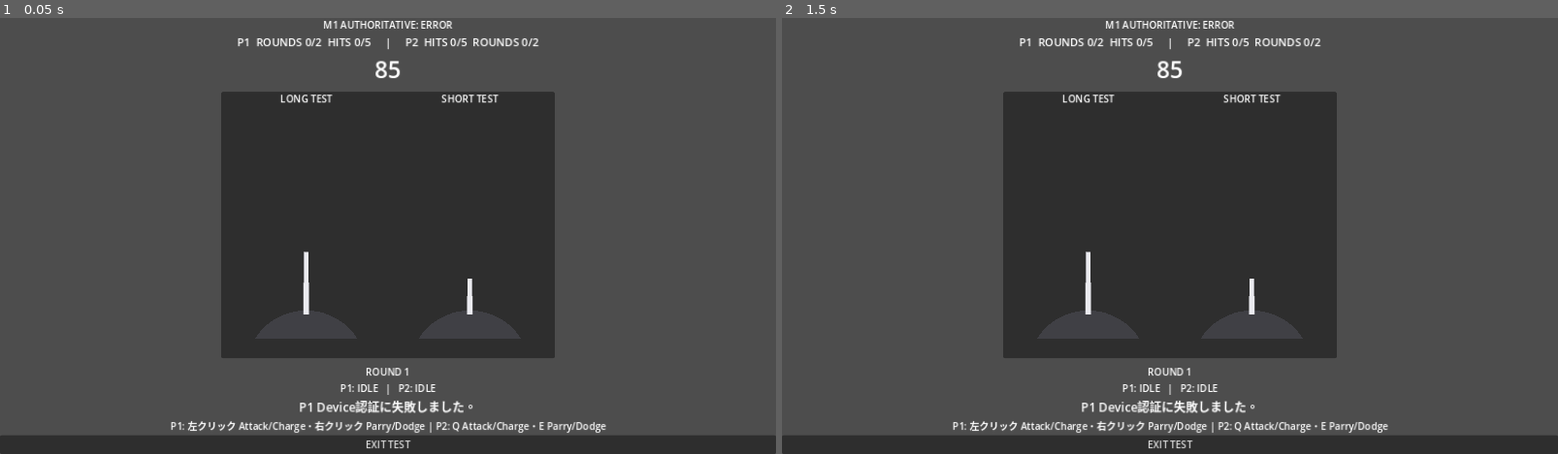
Above: before the commit, frames 1-2 (left to right).
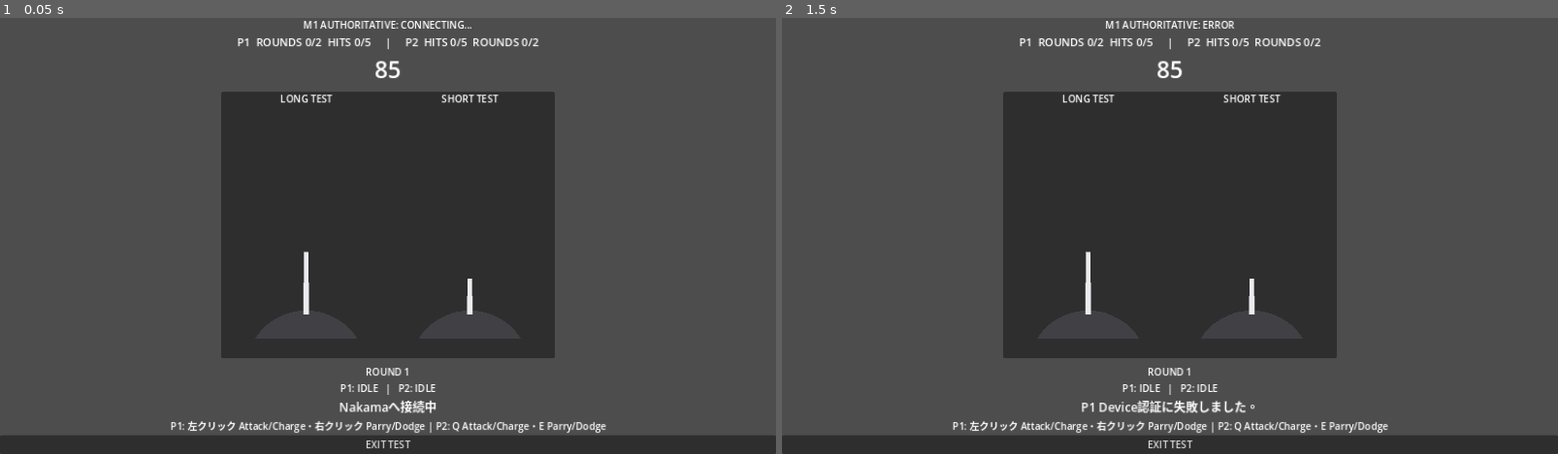
Above: after the commit, the same moments.

Repository: ktan514/ahoge-legend
Game: Godot game, scene res://scenes/screens/battle/BattleM1Debug.tscn
The game is run twice, just before and just after one commit, with the same random seed, the same clock (stepped at 60 frames per second) and the same inputs. This scene is started directly instead of the project's main scene.
Inputs (mouse positions are in pixels of both pictures, inside the frame that each line leads up to):
- Up to frame 1 (0.05 s): no input
- Up to frame 2 (1.5 s): tap Enter at 0.5 s; move the mouse to (1340, 214) at 0.52 s; tap Q at 0.6 s; click (1340, 214) at 0.67 s; tap Space at 1.25 s; move the mouse to (1014, 257) at 1.27 s; tap E at 1.35 s; click (1014, 257) at 1.42 s

The runs differ from the first frame. In frame 1, 0.6% of the frame differs, in the area x 38-61%, y 0-91%; in frame 2, nothing differs.

Commit message:
fix: 未解決Rankedの復帰retryとsnapshot raceを修正する

Diff:
--- a/src/config/online_config.gd
+++ b/src/config/online_config.gd
@@ -14,6 +14,8 @@
 const SOCKET_APPEAR_ONLINE: bool = false
 const RECONNECT_GRACE_SECONDS: int = 15
 const RECONNECT_RETRY_SECONDS: float = 0.5
+const MATCH_RECOVERY_TIMEOUT_SECONDS: int = 10
+const MATCH_RECOVERY_RETRY_LIMIT: int = 2
 
 const RANKED_MATCHMAKER_MODE: String = "ranked"
 const RANKED_MATCHMAKER_MIN_COUNT: int = 2
--- a/src/online/online_session.gd
+++ b/src/online/online_session.gd
@@ -49,6 +49,7 @@
 signal combat_input_failed(message: String)
 
 var client = null
+var _client_timeout_seconds: int = 0
 var session = null
 var account = null
 var realtime_socket = null
@@ -80,15 +81,19 @@
 		_resume_store.clear()
 
 
-func create_local_client():
+func create_local_client(
+	timeout_seconds: int = OnlineConfigScript.CLIENT_TIMEOUT_SECONDS
+):
+	var safe_timeout := maxi(1, timeout_seconds)
 	client = Nakama.create_client(
 		OnlineConfigScript.SERVER_KEY,
 		OnlineConfigScript.HOST,
 		OnlineConfigScript.PORT,
 		OnlineConfigScript.SCHEME,
-		OnlineConfigScript.CLIENT_TIMEOUT_SECONDS,
+		safe_timeout,
 		OnlineConfigScript.CLIENT_LOG_LEVEL
 	)
+	_client_timeout_seconds = safe_timeout
 	return client
 
 
@@ -98,9 +103,12 @@
 	return _identity_store.load_or_create()
 
 
-func authenticate_local_device() -> Dictionary:
-	if client == null:
-		create_local_client()
+func authenticate_local_device(
+	timeout_seconds: int = OnlineConfigScript.CLIENT_TIMEOUT_SECONDS
+) -> Dictionary:
+	var safe_timeout := maxi(1, timeout_seconds)
+	if client == null or _client_timeout_seconds != safe_timeout:
+		create_local_client(safe_timeout)
 
 	var device_id := get_or_create_device_id()
 	if device_id.is_empty():
@@ -222,7 +230,56 @@
 	return clear_saved_match_context()
 
 
-func repair_unresolved_match_context() -> Dictionary:
+func restore_unresolved_match_with_retry() -> Dictionary:
+	var max_attempts := OnlineConfigScript.MATCH_RECOVERY_RETRY_LIMIT + 1
+	var last_message := "元の対戦をserverで確認できませんでした。"
+
+	for attempt_index in range(max_attempts):
+		if not is_authenticated():
+			var auth_result: Dictionary = await authenticate_local_device(
+				OnlineConfigScript.MATCH_RECOVERY_TIMEOUT_SECONDS
+			)
+			if not bool(auth_result.get("ok", false)):
+				last_message = str(
+					auth_result.get("message", "元の対戦へ復帰するための認証に失敗しました。")
+				)
+				if attempt_index < max_attempts - 1:
+					clear_runtime_session_preserving_match()
+					continue
+				break
+
+		var repaired: Dictionary = await repair_unresolved_match_context(
+			OnlineConfigScript.MATCH_RECOVERY_TIMEOUT_SECONDS
+		)
+		if bool(repaired.get("ok", false)):
+			var completed := repaired.duplicate(true)
+			completed["attempts"] = attempt_index + 1
+			return completed
+
+		last_message = str(
+			repaired.get("message", "元の対戦をserverで確認できませんでした。")
+		)
+		if str(repaired.get("reason", "")) != "server_unconfirmed":
+			var non_retryable := repaired.duplicate(true)
+			non_retryable["attempts"] = attempt_index + 1
+			return non_retryable
+
+		if attempt_index < max_attempts - 1:
+			clear_runtime_session_preserving_match()
+
+	clear_runtime_session_preserving_match()
+	return {
+		"ok": false,
+		"repaired": false,
+		"reason": "retry_exhausted",
+		"attempts": max_attempts,
+		"message": last_message,
+	}
+
+
+func repair_unresolved_match_context(
+	connect_timeout_seconds: int = OnlineConfigScript.SOCKET_CONNECT_TIMEOUT_SECONDS
+) -> Dictionary:
 	if not is_authenticated():
 		return {
 			"ok": false,
@@ -262,7 +319,7 @@
 				"message": "元の対戦情報を保存できないためlockを維持します。",
 			}
 
-	var result: Dictionary = await resume_saved_match_after_login()
+	var result: Dictionary = await resume_saved_match_after_login(connect_timeout_seconds)
 	if bool(result.get("ok", false)):
 		if bool(result.get("resumed", false)):
 			return {
@@ -296,7 +353,9 @@
 	}
 
 
-func resume_saved_match_after_login() -> Dictionary:
+func resume_saved_match_after_login(
+	connect_timeout_seconds: int = OnlineConfigScript.SOCKET_CONNECT_TIMEOUT_SECONDS
+) -> Dictionary:
 	if not is_authenticated():
 		return _saved_resume_fail("再ログイン復帰には認証が必要です。")
 
@@ -308,7 +367,7 @@
 			"destination": "none",
 		}
 
-	var connect_result: Dictionary = await connect_realtime_socket()
+	var connect_result: Dictionary = await connect_realtime_socket(connect_timeout_seconds)
 	if not bool(connect_result.get("ok", false)):
 		return _saved_resume_fail("保存済み対戦へのRealtime再接続に失敗しました。")
 
@@ -363,7 +422,9 @@
 	}
 
 
-func connect_realtime_socket() -> Dictionary:
+func connect_realtime_socket(
+	timeout_seconds: int = OnlineConfigScript.SOCKET_CONNECT_TIMEOUT_SECONDS
+) -> Dictionary:
 	_intentional_disconnect = false
 	if not is_authenticated():
 		return _realtime_fail("Nakama認証前はRealtime Socketへ接続できません。")
@@ -392,7 +453,7 @@
 	var connect_result = await candidate.connect_async(
 		session,
 		OnlineConfigScript.SOCKET_APPEAR_ONLINE,
-		OnlineConfigScript.SOCKET_CONNECT_TIMEOUT_SECONDS
+		maxi(1, timeout_seconds)
 	)
 
 	if connect_result == null or connect_result.is_exception():
@@ -661,6 +722,10 @@
 
 	ranked_match_found.emit(match_id)
 
+	# 前matchのsnapshotだけをjoin開始前に破棄する。
+	# join直後にserverから届いた新snapshotをawait完了後に消してはならない。
+	latest_match_snapshot = {}
+	_next_input_sequence = 0
 	var join_result = await candidate.join_match_async(match_id)
 	if join_result == null or join_result.is_exception():
 		_matchmaking_fail(
@@ -674,8 +739,6 @@
 		return
 
 	joined_match = join_result
-	latest_match_snapshot = {}
-	_next_input_sequence = 0
 	if not register_joined_online_match(
 		str(join_result.match_id),
 		MatchResumeStoreScript.MODE_RANKED
--- a/src/ui/app_root.gd
+++ b/src/ui/app_root.gd
@@ -36,37 +36,24 @@
 
 
 func _restore_saved_match_flow() -> void:
-	var auth_result: Dictionary = await _online_session.authenticate_local_device()
-	if not bool(auth_result.get("ok", false)):
-		_show_top_menu()
-		return
-
-	var resumed: Dictionary = await _online_session.resume_saved_match_after_login()
-	if not bool(resumed.get("ok", false)) or not bool(resumed.get("resumed", false)):
-		_show_top_menu()
-		return
-
-	var snapshot: Dictionary = resumed.get("snapshot", {})
-	var destination := str(resumed.get("destination", ""))
-	if str(snapshot.get("match_mode", "")) != "ranked":
-		# Friend UIは工程4後半。lockは解除せず、新規対戦開始を防ぐ。
-		_show_top_menu()
-		return
-
-	if destination == "battle":
-		_ranked_rating_before = {}
-		_show_ranked_online_battle(snapshot)
-	elif destination == "ranked_result":
-		_show_ranked_result_from_snapshot(snapshot)
-	else:
-		_show_top_menu()
+	await _force_resume_unresolved_ranked_match()
 
 
 func _show_top_menu() -> void:
 	var screen = _replace_screen(TOP_MENU_SCENE)
 	screen.connect("local_test_requested", Callable(self, "_show_local_character_select"))
-	screen.connect("online_battle_requested", Callable(self, "_show_battle_mode_select"))
+	screen.connect("online_battle_requested", Callable(self, "_on_online_battle_requested"))
 	screen.connect("exit_requested", Callable(self, "_on_exit_requested"))
+
+
+func _on_online_battle_requested() -> void:
+	if (
+		_online_session.has_saved_match_context_file()
+		or _online_session.has_unresolved_match_context()
+	):
+		await _force_resume_unresolved_ranked_match()
+		return
+	_show_battle_mode_select()
 
 
 func _show_battle_mode_select() -> void:
@@ -76,7 +63,10 @@
 
 
 func _on_ranked_requested(screen: Control) -> void:
-	if _online_session.has_unresolved_match_context():
+	if (
+		_online_session.has_saved_match_context_file()
+		or _online_session.has_unresolved_match_context()
+	):
 		await _force_resume_unresolved_ranked_match()
 		return
 
@@ -90,7 +80,10 @@
 				screen.call("set_status", str(auth_result.get("message", "認証に失敗しました。")))
 			return
 
-	if _online_session.has_unresolved_match_context():
+	if (
+		_online_session.has_saved_match_context_file()
+		or _online_session.has_unresolved_match_context()
+	):
 		await _force_resume_unresolved_ranked_match()
 		return
 
@@ -113,36 +106,22 @@
 func _force_resume_unresolved_ranked_match() -> void:
 	_show_loading("RESTORING ORIGINAL MATCH...")
 
-	if not _online_session.is_authenticated():
-		var auth_result: Dictionary = await _online_session.authenticate_local_device()
-		if not bool(auth_result.get("ok", false)):
-			_show_battle_mode_select()
-			if is_instance_valid(_current_screen):
-				_current_screen.call(
-					"set_status",
-					str(auth_result.get("message", "元の対戦へ復帰するための認証に失敗しました。"))
-				)
-			return
-
-	var repaired: Dictionary = await _online_session.repair_unresolved_match_context()
-	if not bool(repaired.get("ok", false)):
-		_show_battle_mode_select()
-		if is_instance_valid(_current_screen):
-			_current_screen.call(
-				"set_status",
-				str(repaired.get("message", "元の対戦への復帰に失敗しました。"))
-			)
-		return
-
-	var destination := str(repaired.get("destination", ""))
-	var snapshot: Dictionary = repaired.get("snapshot", {})
-	if not bool(repaired.get("repaired", false)) or snapshot.is_empty():
-		_show_battle_mode_select()
-		if is_instance_valid(_current_screen):
-			_current_screen.call("set_status", "元の対戦をserverで確認できませんでした。")
+	var restored: Dictionary = await _online_session.restore_unresolved_match_with_retry()
+	if not bool(restored.get("ok", false)):
+		_show_top_menu()
+		return
+
+	var destination := str(restored.get("destination", ""))
+	var snapshot: Dictionary = restored.get("snapshot", {})
+	if (
+		not bool(restored.get("repaired", false))
+		or snapshot.is_empty()
+	):
+		_show_top_menu()
 		return
 
 	if str(snapshot.get("match_mode", "")) != "ranked":
+		# Friend UIは工程4後半。lockは解除せずTopへ戻す。
 		_show_top_menu()
 		return
 
@@ -155,9 +134,7 @@
 		_show_ranked_result_from_snapshot(snapshot)
 		return
 
-	_show_battle_mode_select()
-	if is_instance_valid(_current_screen):
-		_current_screen.call("set_status", "元の対戦の復帰先を決定できませんでした。")
+	_show_top_menu()
 
 
 func _show_local_character_select() -> void:
@@ -177,7 +154,10 @@
 
 
 func _show_ranked_matching(character_id: String) -> void:
-	if _online_session.has_unresolved_match_context():
+	if (
+		_online_session.has_saved_match_context_file()
+		or _online_session.has_unresolved_match_context()
+	):
 		await _force_resume_unresolved_ranked_match()
 		return
 
